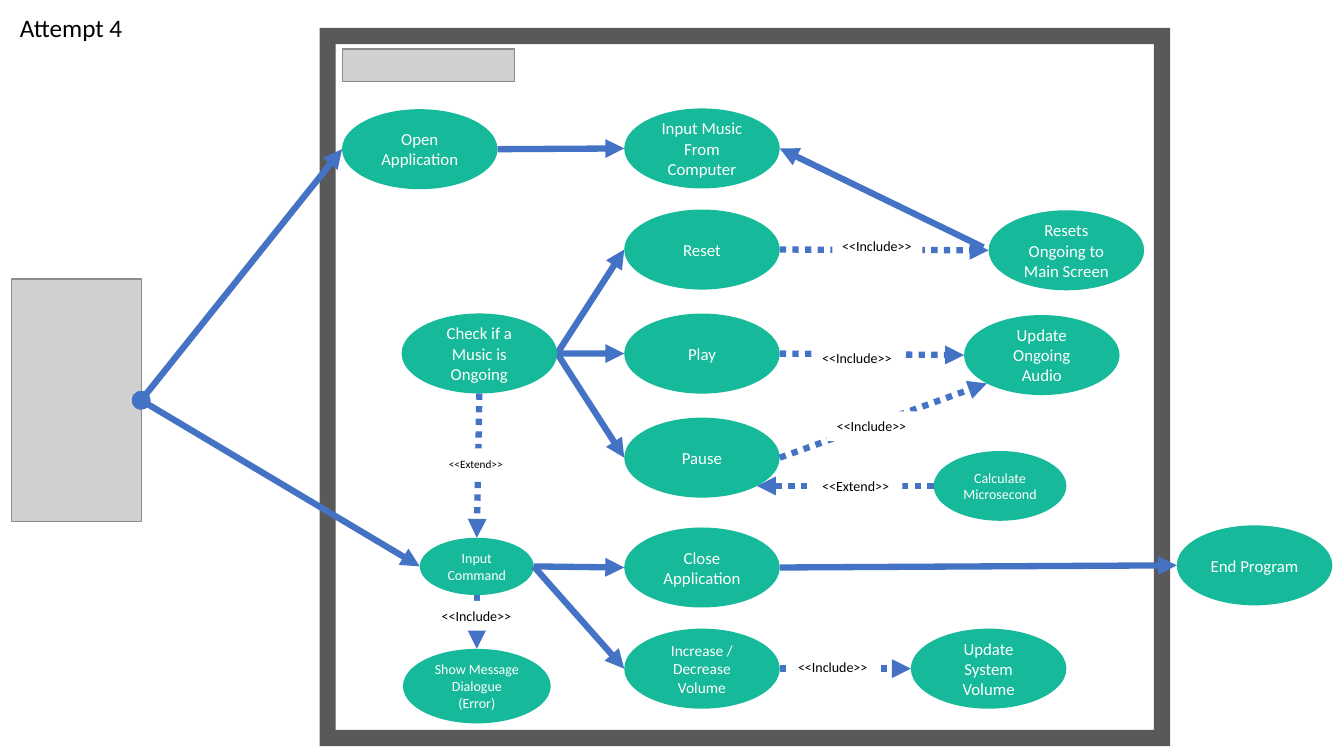
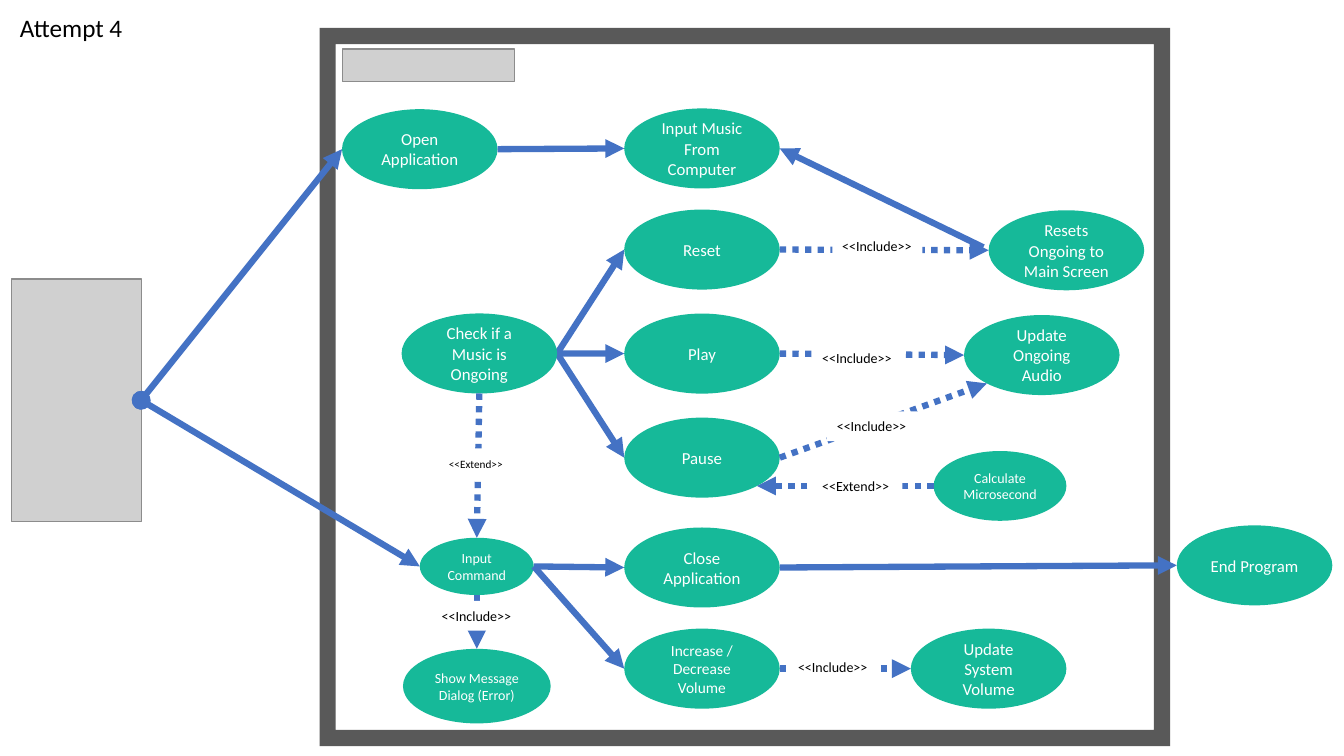
Before and after one commit to fancybaby404/MusicPlayer, a slide deck: slide 4 of USE_CODE/layf.pptx. Drawn at 1344x756 pixels with LibreOffice and Linux fonts; fonts in the diff are those of the drawing; grey boxes stand for pictures. Boxes give left, top, right and bottom in pixels: in the first picture for what was removed or moved away, otherwise in the second. Text is boxed around its words. In the diff, an @@ line names an element or a change of style, - is before the commit and + after.

```diff
--- a/USE_CODE/layf.pptx
+++ b/USE_CODE/layf.pptx
@@ text in ellipse at [435,673,519,703]: text changed @@
-Show Message Dialogue (Error)
+Show Message Dialog (Error)
```
Also in this commit, not shown: 2 other slides changed, 2 other files.
